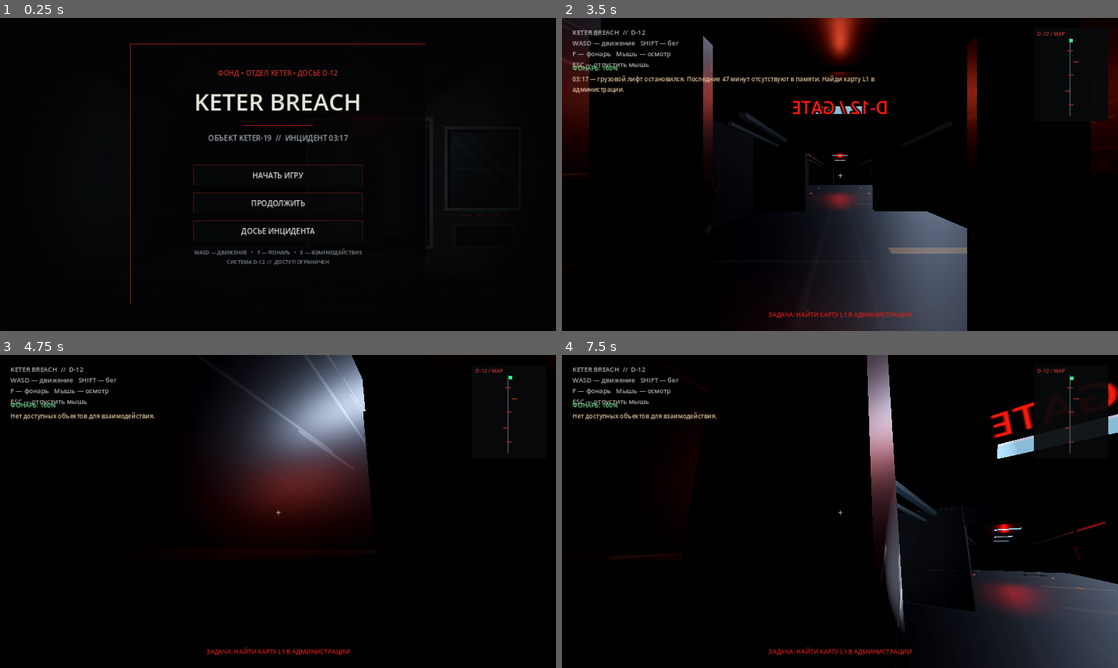
Above: before the commit, frames 1-4 (two rows, left to right).
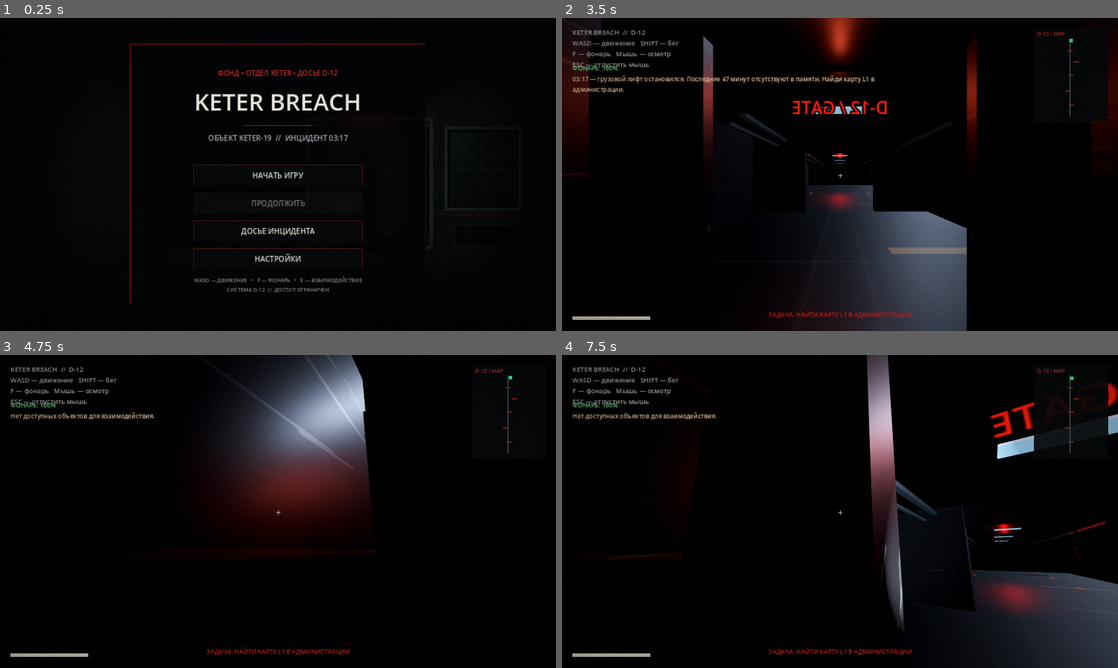
Above: after the commit, the same moments.

Repository: Keter-Breach/keter-breach.ru
Game: Godot game, scene res://scenes/main.tscn
Same seed, same stepped clock (60 frames per second), same inputs: the game is played once before the commit and once after it.
Inputs (mouse positions are in pixels of both pictures, inside the frame that each line leads up to):
- Up to frame 1 (0.25 s): no input
- Up to frame 2 (3.5 s): click "НАЧАТЬ ИГРУ" at 0.5 s; click "ПРОПУСТИТЬ ИНТРО →" at 1.25 s; tap Enter at 2 s; move the mouse to (812, 237) at 2.02 s; hold Shift (sprint) 2.03-2.78 s; hold W (move_forward) from 2.03 s (still down); click (812, 237) at 2.17 s; tap Space at 2.27, 3.02 s; move the mouse to (1006, 221) at 2.77 s; tap F (toggle_flashlight) at 2.85 s
- Up to frame 3 (4.75 s): move the mouse to (233, 508) at 3.52 s; tap Enter at 3.6 s; move the mouse to (283, 511) at 4.27 s; release W (move_forward) at 4.28 s; hold A (move_left) from 4.28 s (still down); tap E at 4.35 s; tap Space at 4.52 s
- Up to frame 4 (7.5 s): move the mouse to (817, 505) at 5.02 s; release A (move_left) at 5.03 s; hold Shift (sprint) 5.03-5.78 s; hold W (move_forward) 5.03-7.28 s; tap Space at 5.27, 5.75, 6.02, 7.25 s; move the mouse to (867, 511) at 5.77 s; tap F (toggle_flashlight) at 5.85 s; tap Enter at 6.5, 6.6 s; move the mouse to (812, 511) at 6.52 s; move the mouse to (851, 505) at 7.27 s; hold D (move_right) from 7.28 s (still down); tap E at 7.35 s

The runs differ from the first frame. In frame 1, 1.2% of the frame differs, in the area x 34-66%, y 55-88%; in frame 2, 0.6%; in frame 3, 0.3%; in frame 4, 0.8%.
Error after the commit: Invalid call. Nonexistent 'float' constructor. (res://scripts/game_enhancements.gd:115)

Commit message:
Integrate gameplay enhancements layer

Diff:
--- a/godot-prototype/scripts/main.gd
+++ b/godot-prototype/scripts/main.gd
@@ -2,6 +2,7 @@
 
 const PlayerScript = preload("res://scripts/player.gd")
 const FacilityLayout = preload("res://scripts/facility_layout.gd")
+const EnhancementsScript = preload("res://scripts/game_enhancements.gd")
 var player_ref: CharacterBody3D
 var map_panel: ColorRect
 var map_dot: ColorRect
@@ -42,6 +43,10 @@
 	player_ref.set_process(false)
 	_build_menu()
 	Input.mouse_mode = Input.MOUSE_MODE_VISIBLE
+	var enhancements := Node.new()
+	enhancements.name = "GameEnhancements"
+	enhancements.set_script(EnhancementsScript)
+	add_child(enhancements)
 
 func _load_game_state() -> void:
 	var config := ConfigFile.new()
